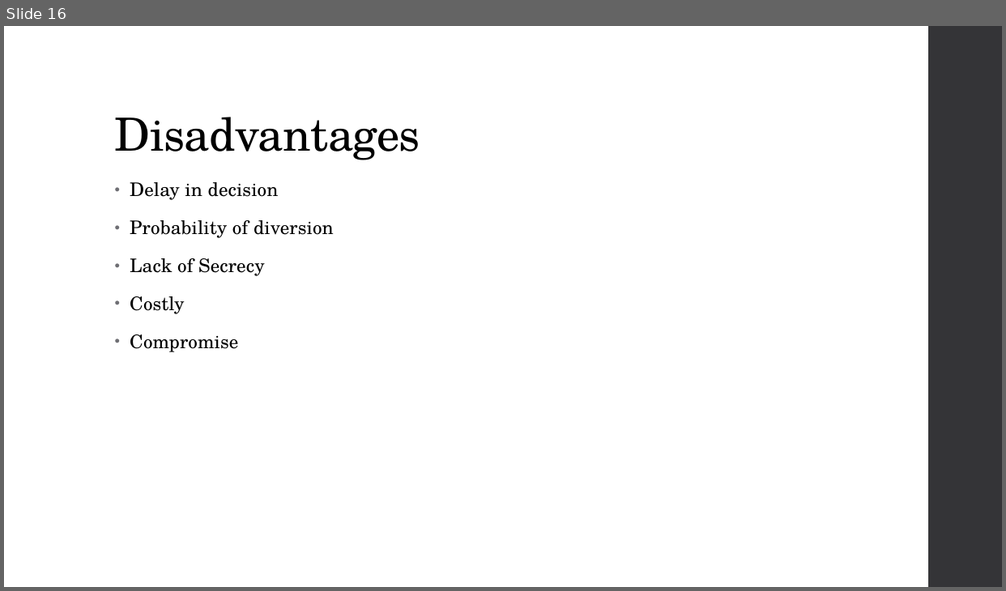
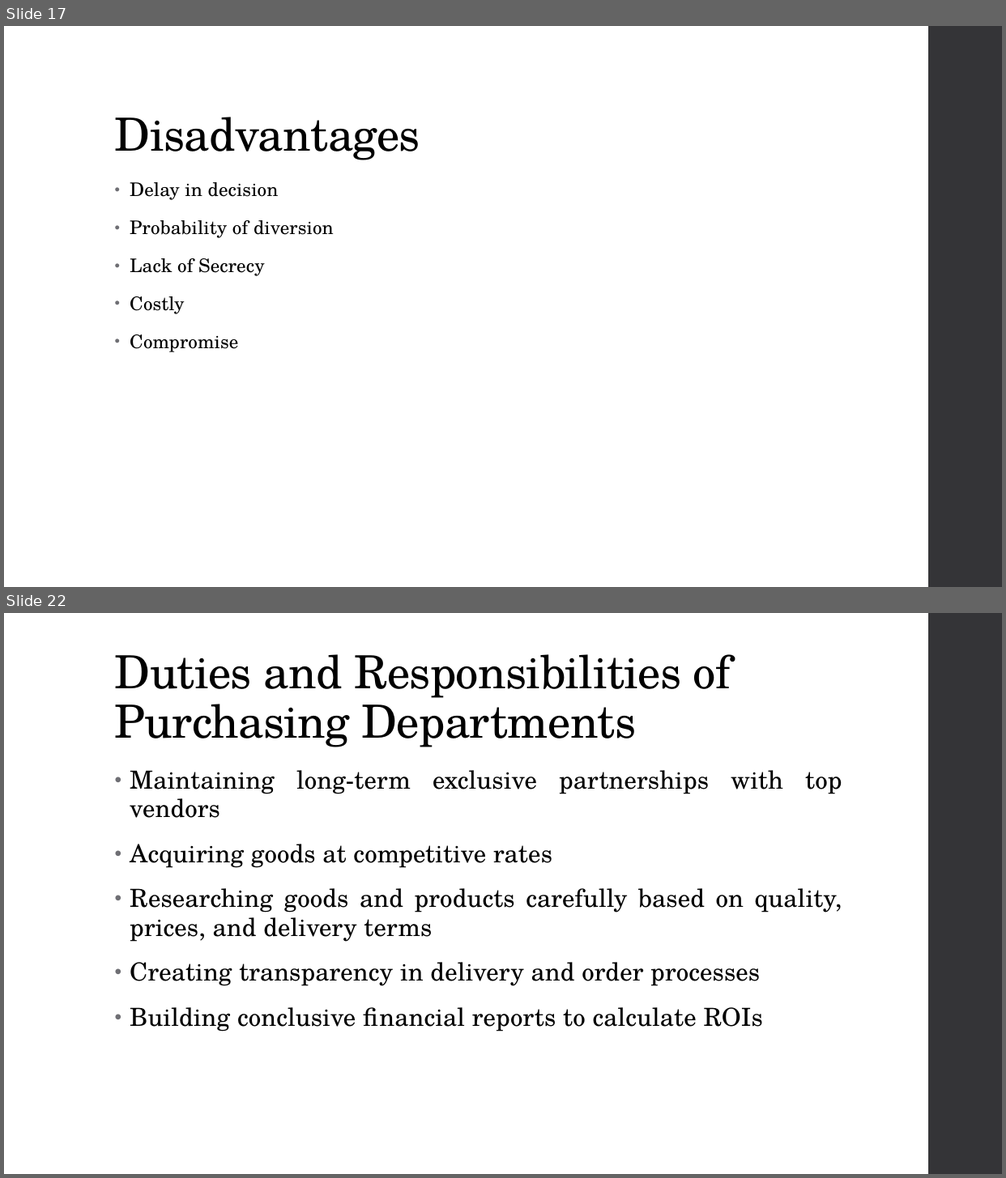
Before and after one commit to sujanW0W/MajorProject, a slide deck: Presentation3.pptx. Shown one above the other, each under a label of ours: slide 16 before the commit, slides 17 and 22 after it; the slides between them are not shown. The pictures are 1006x591 and 1006x1178 pixels, drawn with LibreOffice and Linux fonts; fonts in the diff are those of the drawing. Boxes give left, top, right and bottom in pixels: in the first picture for what was removed or moved away, otherwise in the second. Text is boxed around its words. In the diff, an @@ line names an element or a change of style, - is before the commit and + after.

Commit message:
Added Purchasing slides

```diff
--- a/Presentation3.pptx
+++ b/Presentation3.pptx
@@ slide 22 added at <box>4,613,1002,1174</box>, background #FFFFFF; not listed: 1 template element that a slide beside it also shows @@
@@ title added at <box>115,654,731,747</box>, 44 pt, text #000000 @@
+Duties and Responsibilities of Purchasing Departments
@@ text added at <box>130,770,842,1032</box>, 24 pt, text #000000 @@
+• Maintaining long-term exclusive partnerships with top vendors
+• Acquiring goods at competitive rates
+• Researching goods and products carefully based on quality, prices, and delivery terms
+• Creating transparency in delivery and order processes
+• Building conclusive financial reports to calculate ROIs
@@ what was slide 16 is now slide 17 @@
```
Also in this commit, not shown: 9 other slides added.
